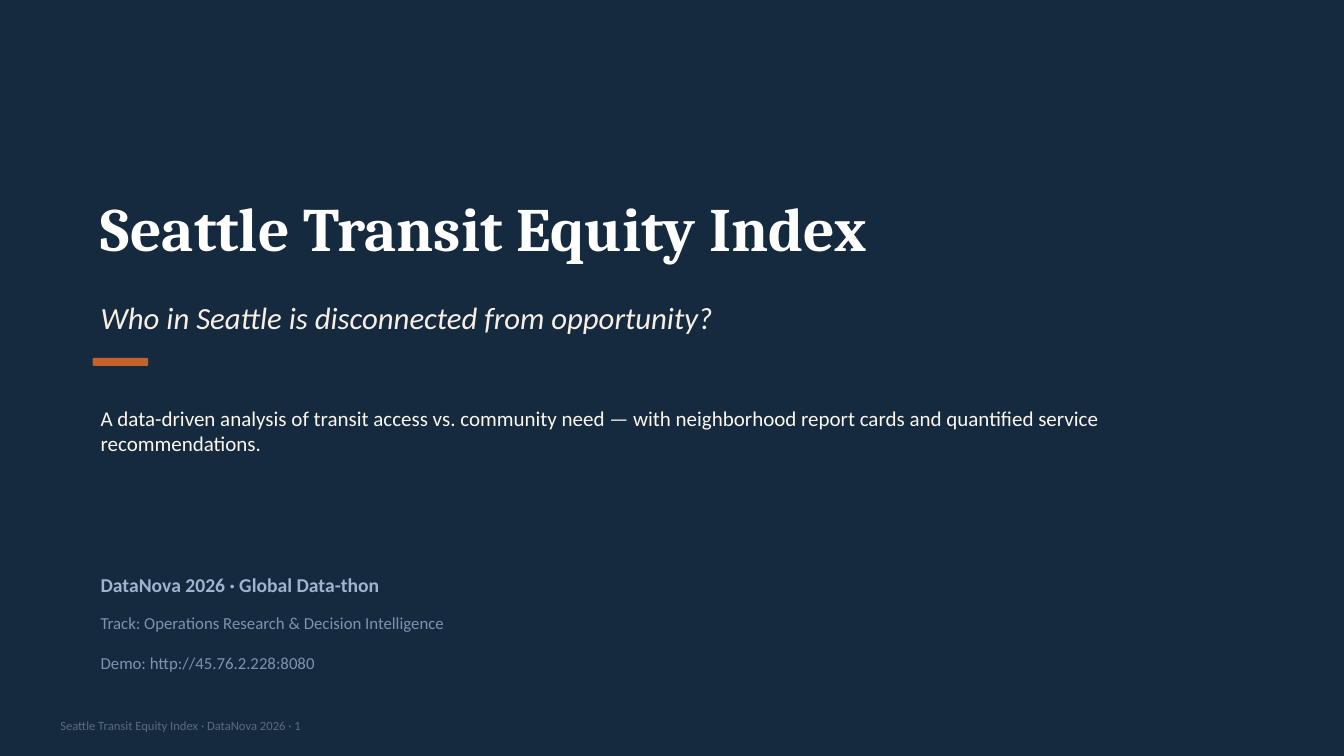
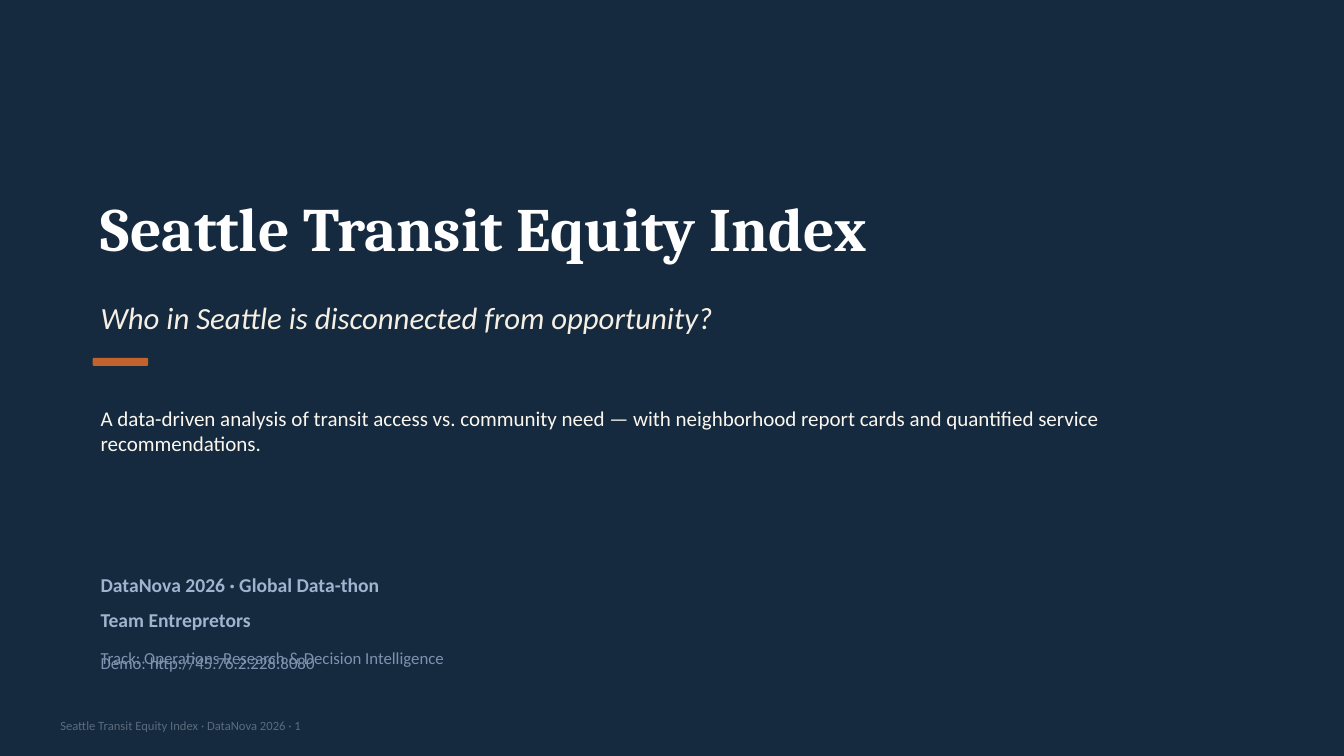
Before and after one commit to ASAYMAN69/seattle, a slide deck: slide 1 of deliverables/seattle_pitch.pptx. Drawn at 1344x756 pixels with LibreOffice and Linux fonts; fonts in the diff are those of the drawing. Boxes give left, top, right and bottom in pixels: in the first picture for what was removed or moved away, otherwise in the second. Text is boxed around its words. In the diff, an @@ line names an element or a change of style, - is before the commit and + after.

Commit message:
docs(deck): add team name — Entrepretors

```diff
--- a/deliverables/seattle_pitch.pptx
+++ b/deliverables/seattle_pitch.pptx
@@ text added at (101, 614, 251, 630), 14 pt, text #9FB4CE, bold @@
+Team Entrepretors
@@ text "Track: Operations Research & Decision ...": place and size @@
-text "Track: Operations Research & Decision ..." at (101, 617, 444, 632)
+text "Track: Operations Research & Decision ..." at (101, 652, 444, 668)
```
Also in this commit, not shown: 1 other slide changed.
